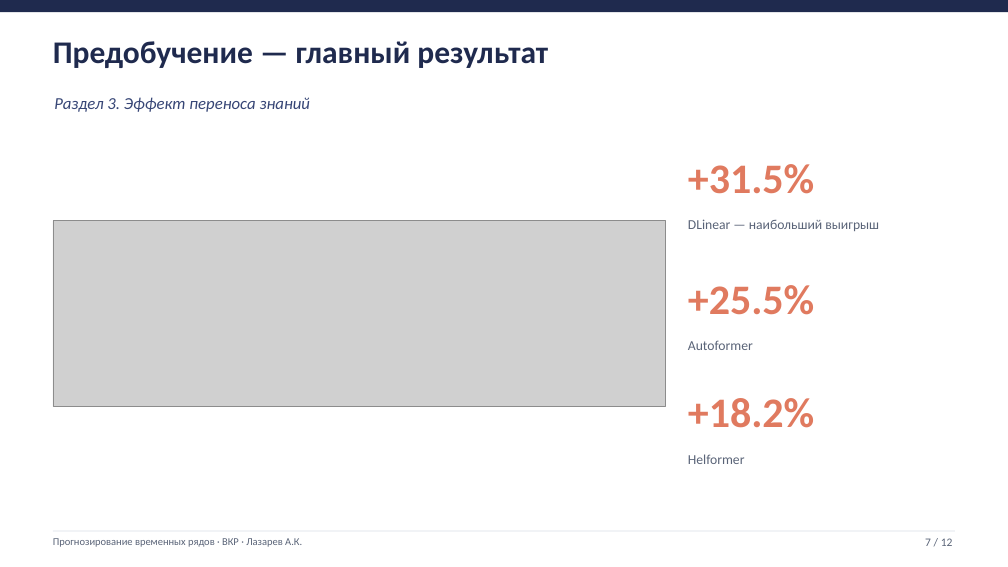
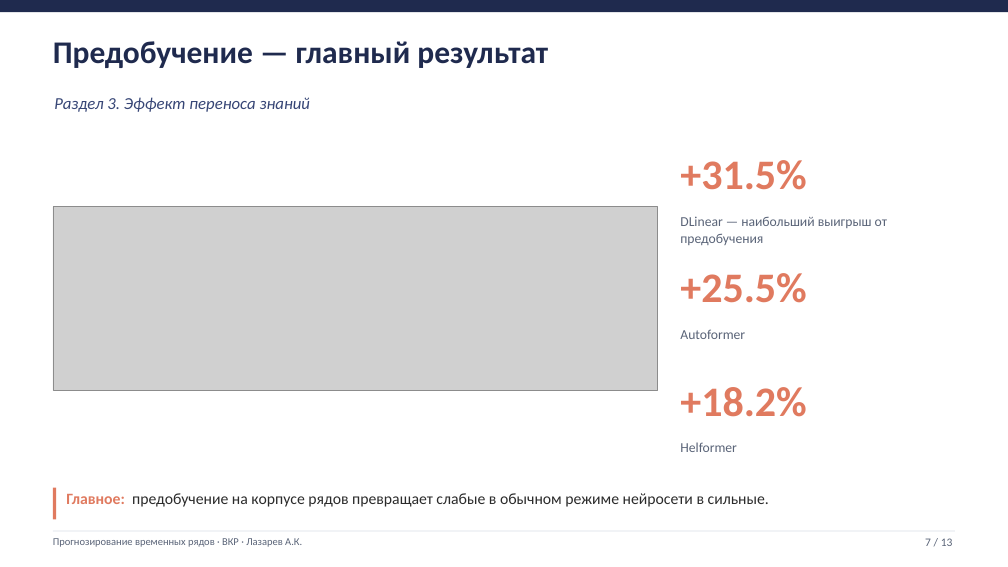
Before and after one commit to Prost444/Hybrid-models-for-TS-processing, a slide deck: slide 7 of docs/Презентация_Лазарев_ВКР.pptx. Drawn at 1008x567 pixels with LibreOffice and Linux fonts; fonts in the diff are those of the drawing; grey boxes stand for pictures. Boxes give left, top, right and bottom in pixels: in the first picture for what was removed or moved away, otherwise in the second. Text is boxed around its words. In the diff, an @@ line names an element or a change of style, - is before the commit and + after.

```diff
--- a/docs/Презентация_Лазарев_ВКР.pptx
+++ b/docs/Презентация_Лазарев_ВКР.pptx
@@ text "+31.5%": place and size @@
-text "+31.5%" at [688, 164, 814, 194]
+text "+31.5%" at [680, 160, 806, 190]
@@ picture: place and size @@
-picture at [53, 221, 665, 407]
+picture at [53, 207, 658, 391]
@@ text at [680, 216, 887, 245]: text changed @@
-DLinear — наибольший выигрыш
+DLinear — наибольший выигрыш от предобучения
@@ 4 texts: place and size @@
-4 texts at [688, 285, 814, 464]
+4 texts at [680, 273, 806, 452]
@@ rectangle added at [53, 488, 56, 520], fill #E07A5F @@
@@ text added at [66, 493, 769, 507], 15 pt, text #2B2B2B @@
+Главное: предобучение на корпусе рядов превращает слабые в обычном режиме нейросети в сильные.
```
Also in this commit, not shown: 9 other slides changed, 1 slide added, 4 other files.
